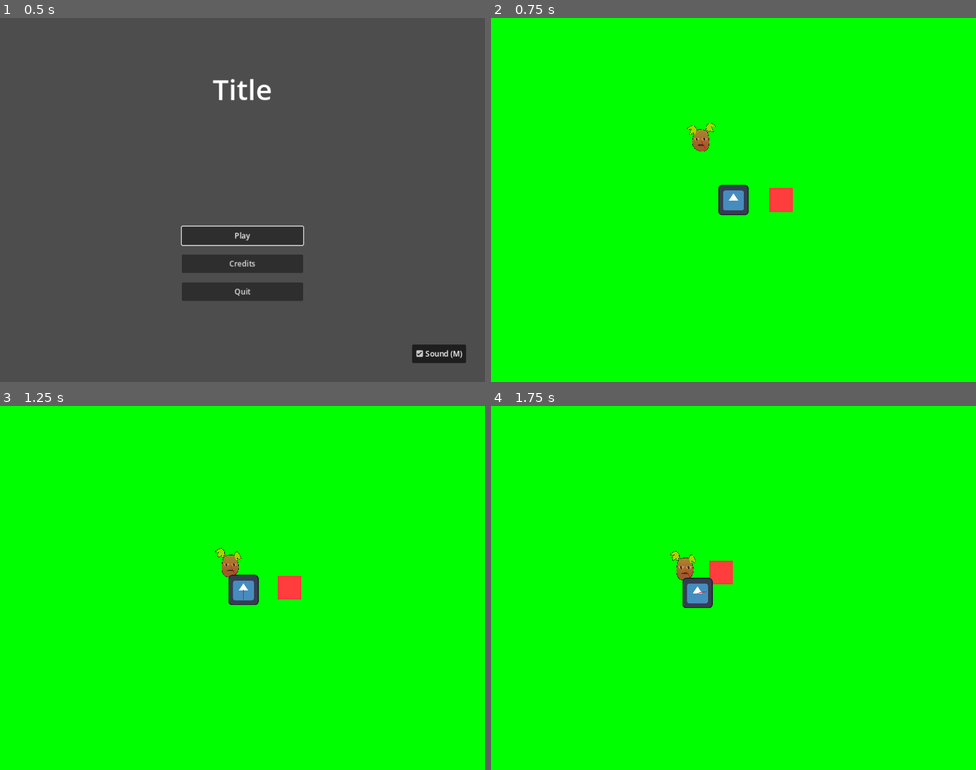
Above: before the commit, frames 1-4 (two rows, left to right).
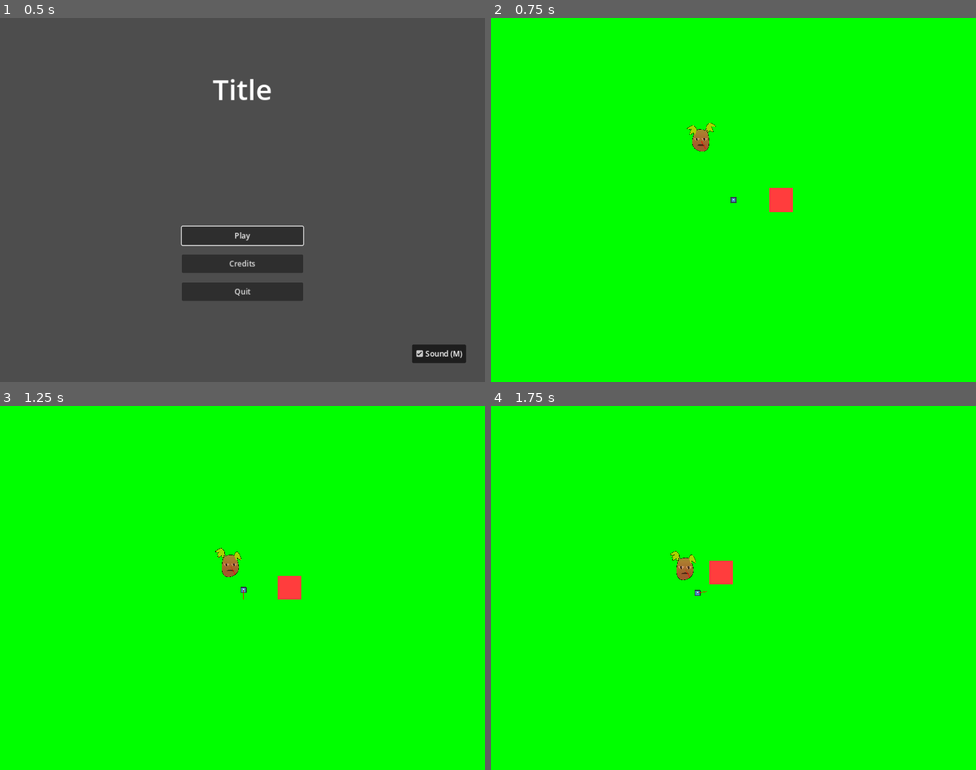
Above: after the commit, the same moments.

Repository: Zereijin/GGJ2023
Game: Godot game, scene res://main_menu/main_menu.tscn
Same seed, same stepped clock (60 frames per second), same inputs: the game is played once before the commit and once after it. The engine's default icon, where the game draws it, is replaced by a stand-in: a white triangle on a blue panel in a dark square.
Inputs (mouse positions are in pixels of both pictures, inside the frame that each line leads up to):
- Up to frame 1 (0.5 s): no input
- Up to frame 2 (0.75 s): click "Play" at 0.5 s
- Up to frame 3 (1.25 s): no input
- Up to frame 4 (1.75 s): move the mouse to (840, 569) at 1.27 s; hold D (right) from 1.28 s (still down)

Frame 1 is identical in both runs. In frame 2, 0.5% of the frame differs, in the area x 46-54%, y 45-55%; in frame 3, 0.5%; in frame 4, 0.5%.

Commit message:
Move sprite scaling to Plant prefab

Diff:
--- a/game/enemy/potato/potato.tscn
+++ b/game/enemy/potato/potato.tscn
@@ -70,7 +70,6 @@
 force_multiplier = 2000.0
 
 [node name="Sprite" parent="." index="0"]
-scale = Vector2(0.1, 0.1)
 sprite_frames = SubResource("SpriteFrames_61wl2")
 animation = &"down"
 offset = Vector2(0, -80)
--- a/game/plant.tscn
+++ b/game/plant.tscn
@@ -15,7 +15,7 @@
 script = ExtResource("1_x0m4g")
 
 [node name="Sprite" type="AnimatedSprite2D" parent="."]
-scale = Vector2(0.5, 0.5)
+scale = Vector2(0.1, 0.1)
 
 [node name="Gun" parent="." node_paths=PackedStringArray("plant") instance=ExtResource("2_2fi7j")]
 plant = NodePath("..")
